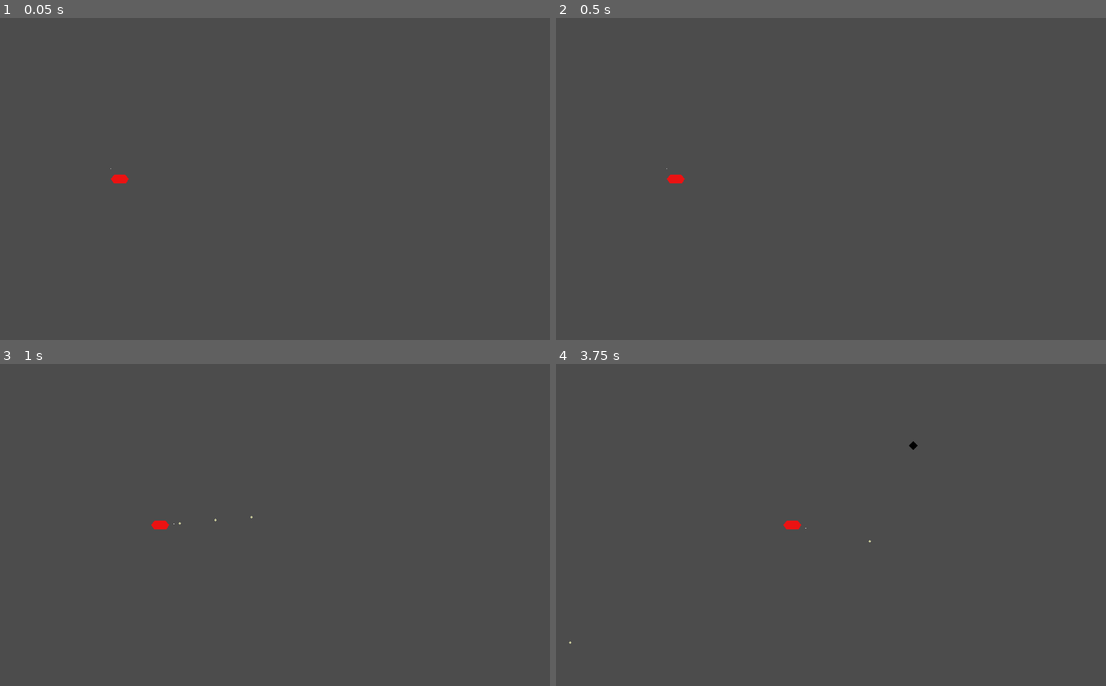
Above: before the commit, frames 1-4 (two rows, left to right).
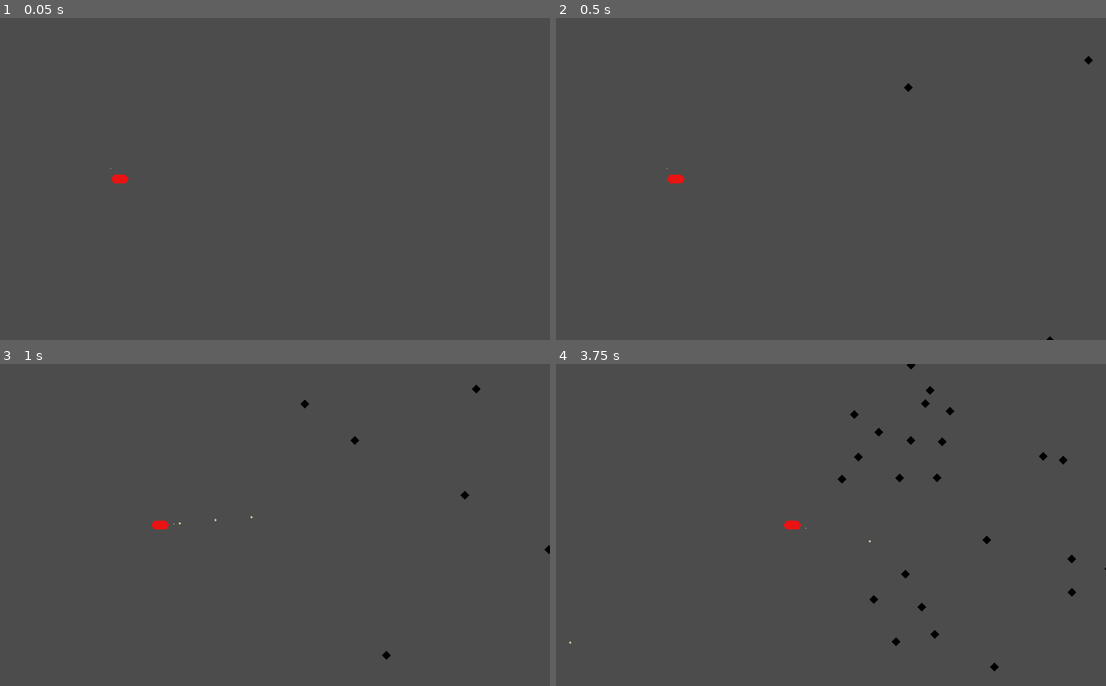
Above: after the commit, the same moments.

Repository: Buitragox/SeaOdyssey
Game: Godot game, scene res://nodes/Level_1.tscn
Two runs of this game, one before a commit and one after it. Both use one fixed random seed, a clock stepped at 60 frames per second and the inputs below.
Inputs (mouse positions are in pixels of both pictures, inside the frame that each line leads up to):
- Up to frame 1 (0.05 s): no input
- Up to frame 2 (0.5 s): no input
- Up to frame 3 (1 s): move the mouse to (390, 508) at 0.52 s; press the mouse at (390, 508) at 0.53 s; hold D (MovRight) from 0.53 s (still down)
- Up to frame 4 (3.75 s): move the mouse to (704, 541) at 1.27 s; release D (MovRight) at 1.28 s; release the mouse at (704, 541) at 1.28 s; hold S (MovDown) 1.28-2.03 s; click (704, 541) at 1.35 s; move the mouse to (875, 454) at 2.02 s; press the mouse at (875, 454) at 2.03 s; hold D (MovRight) 2.03-2.78 s; move the mouse to (792, 589) at 2.77 s; release the mouse at (792, 589) at 2.78 s; hold W (MovUp) 2.78-3.53 s; click (792, 589) at 2.85 s; move the mouse to (990, 573) at 3.52 s; press the mouse at (990, 573) at 3.53 s; hold A (MovLeft) from 3.53 s (still down)

Frame 1 is identical in both runs. In frame 2, less than 0.1% of the frame differs, in the area x 63-98%, y 11-100%; in frame 3, 0.1%; in frame 4, 0.6%, in the area x 51-100%, y 0-96%.

Commit message:
fix collider problem

Diff:
--- a/nodes/Enemy.tscn
+++ b/nodes/Enemy.tscn
@@ -2,16 +2,18 @@
 
 [ext_resource path="res://scripts/Enemy.gd" type="Script" id=1]
 
-[sub_resource type="CircleShape2D" id=1]
+[sub_resource type="RectangleShape2D" id=1]
+extents = Vector2( 7.07107, 7.07107 )
 
 [node name="Enemy" type="KinematicBody2D"]
 collision_layer = 2
-
 collision_mask = 5
-
 script = ExtResource( 1 )
 
 [node name="CollisionShape2D" type="CollisionShape2D" parent="."]
+position = Vector2( -2.38419e-07, 0 )
+rotation = 0.788856
+scale = Vector2( 1, 1 )
 shape = SubResource( 1 )
 
 [node name="AnimationPlayer" type="AnimationPlayer" parent="."]
--- a/nodes/Level_1.tscn
+++ b/nodes/Level_1.tscn
@@ -9,7 +9,7 @@
 }
 
 [node name="Timer" type="Timer" parent="."]
-wait_time = 2.0
+wait_time = 0.155
 autostart = true
 
 [connection signal="timeout" from="Timer" to="." method="_on_Timer_timeout"]
--- a/scripts/Bullet.gd
+++ b/scripts/Bullet.gd
@@ -29,6 +29,6 @@
 
 	var collision = move_and_collide(velocity)
 	if collision:
-		if collision.has_method("hit"):
-			collision.hit(damage)
+		if collision.collider.has_method("hit"):
+			collision.collider.hit(damage)
 		queue_free()
--- a/scripts/Level_1.gd
+++ b/scripts/Level_1.gd
@@ -3,34 +3,35 @@
 
 class_name Level_1
 
+const MAX_ENEMIES_IN_SCREEN = 30
+
 var enemy_scene = preload("res://nodes/Enemy.tscn")
 var ship_scene = preload("res://nodes/Ship.tscn")
 var positions
-var num_enemies = 15
 var cont = 0
 
-func get_positions():
+func get_position():
 	var pos_aux = Vector2()
-	var positions = []
-	for i in range(num_enemies):
 
-		if i % 3 == 0:
-			pos_aux = Vector2(rand_range(CONF.WIDTH/2, CONF.WIDTH + 20), rand_range(-20, 0))
+	if cont % 3 == 0:
+		pos_aux = Vector2(rand_range(CONF.WIDTH/2, CONF.WIDTH + 20), rand_range(-20, 0))
 
-		if i % 3 == 1:
-			pos_aux = Vector2(rand_range(CONF.WIDTH, CONF.WIDTH + 20), rand_range(0, CONF.HEIGHT))
+	if cont % 3 == 1:
+		pos_aux = Vector2(rand_range(CONF.WIDTH, CONF.WIDTH + 20), rand_range(0, CONF.HEIGHT))
 
-		if i % 3 == 2:
-			pos_aux = Vector2(rand_range(CONF.WIDTH/2, CONF.WIDTH + 20), rand_range(CONF.HEIGHT, CONF.HEIGHT + 20))
+	if cont % 3 == 2:
+		pos_aux = Vector2(rand_range(CONF.WIDTH/2, CONF.WIDTH + 20), rand_range(CONF.HEIGHT, CONF.HEIGHT + 20))
 
-		positions.append(pos_aux)
+	cont += 1
 
-	return positions
+	if cont > 3:
+		cont = 0
+
+	return pos_aux
 
 
 func _ready():
 	randomize()
-	positions = get_positions()
 	print(positions)
 	var ship = ship_scene.instance()
 	ship.add_to_group("ship")
@@ -39,9 +40,8 @@
 
 func _on_Timer_timeout():
 
-	if get_tree().get_nodes_in_group("enemies").size() != num_enemies:
+	if get_tree().get_nodes_in_group("enemies").size() != MAX_ENEMIES_IN_SCREEN:
 		var enemy = enemy_scene.instance()
 		enemy.add_to_group("enemies")
-		enemy.position = positions[cont]
+		enemy.position = get_position()
 		add_child(enemy)
-		cont += 1
